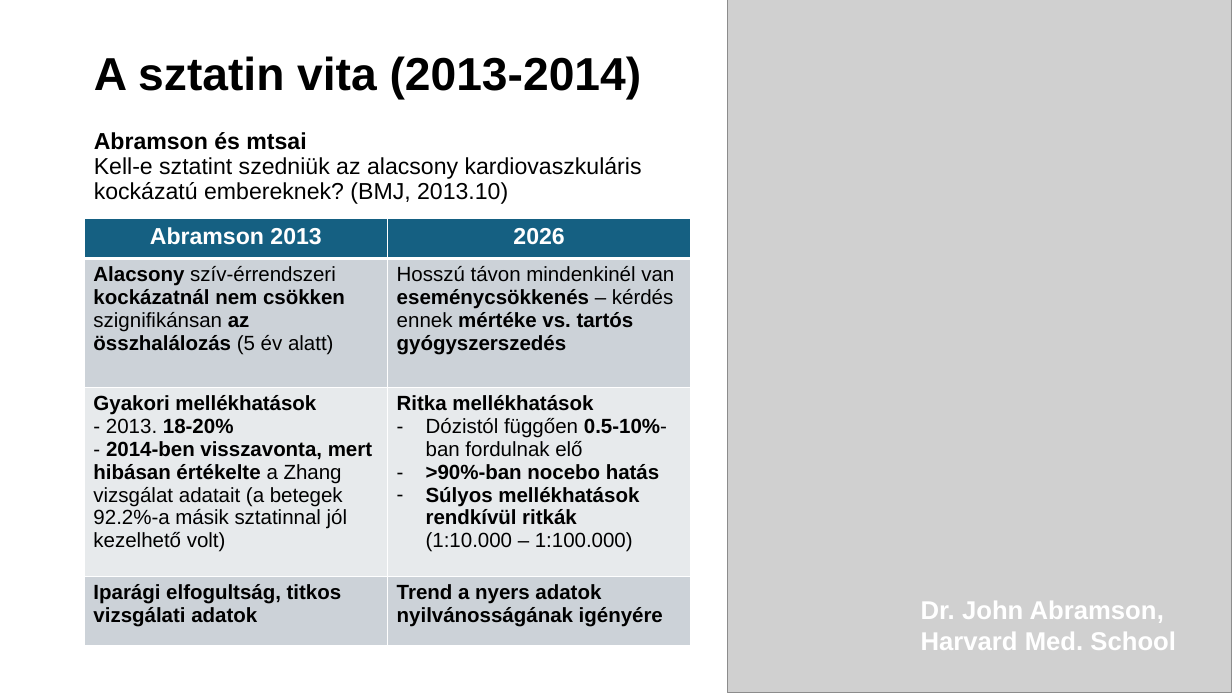
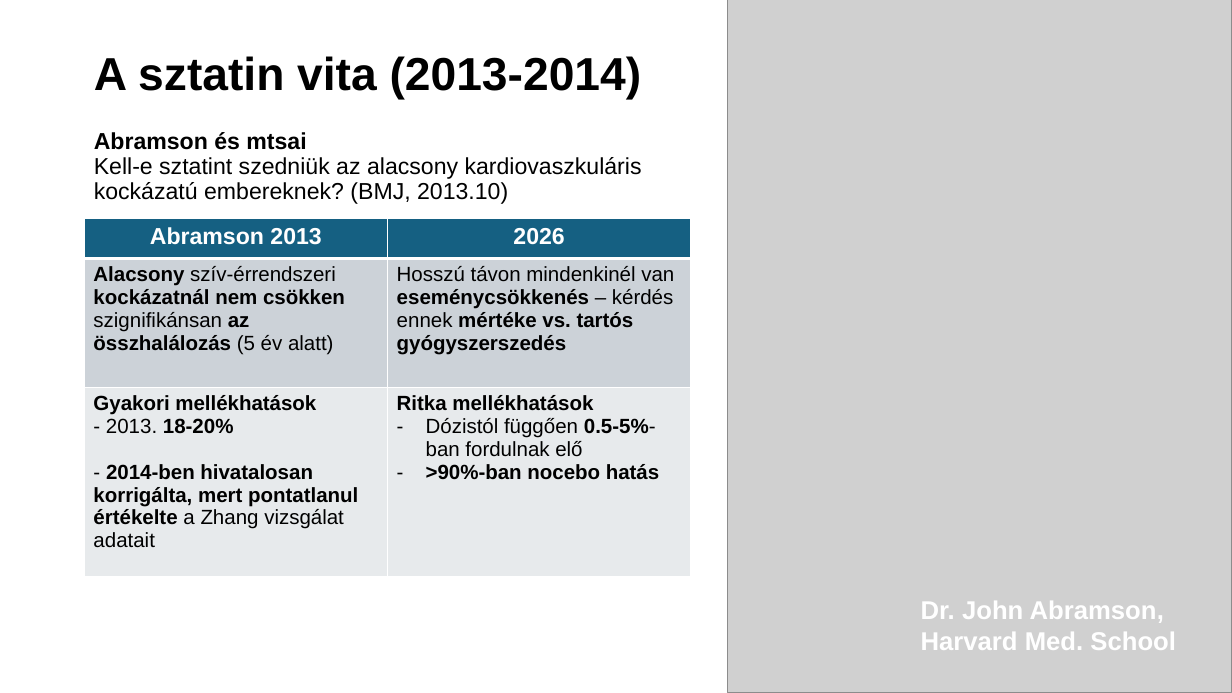
Before and after one commit to sasaleese/common, a slide deck: slide 23 of Sztatinok helye a megelőzésben.pptx. Drawn at 1232x693 pixels with LibreOffice and Linux fonts; fonts in the diff are those of the drawing; grey boxes stand for pictures. Boxes give left, top, right and bottom in pixels: in the first picture for what was removed or moved away, otherwise in the second. Text is boxed around its words. In the diff, an @@ line names an element or a change of style, - is before the commit and + after.

```diff
--- a/Sztatinok helye a megelőzésben.pptx
+++ b/Sztatinok helye a megelőzésben.pptx
@@ table at (84,219,690,577) @@
-row 3: Gyakori mellékhatások - 2013. 18-20% / - 2014-ben visszavonta, mert hibásan értékelte a Zhang vizsgálat adatait (a betegek 92.2%-a másik sztatinnal jól kezelhető volt) | Ritka mellékhatások / Dózistól függően 0.5-10%-ban fordulnak elő / >90%-ban nocebo hatás / Súlyos mellékhatások rendkívül ritkák (1:10.000 – 1:100.000)
-row 4: Iparági elfogultság, titkos vizsgálati adatok | Trend a nyers adatok nyilvánosságának igényére
+row 3: Gyakori mellékhatások - 2013. 18-20% / - 2014-ben hivatalosan korrigálta, mert pontatlanul értékelte a Zhang vizsgálat adatait | Ritka mellékhatások / Dózistól függően 0.5-5%-ban fordulnak elő / >90%-ban nocebo hatás
```
Also in this commit, not shown: 2 other slides changed.
